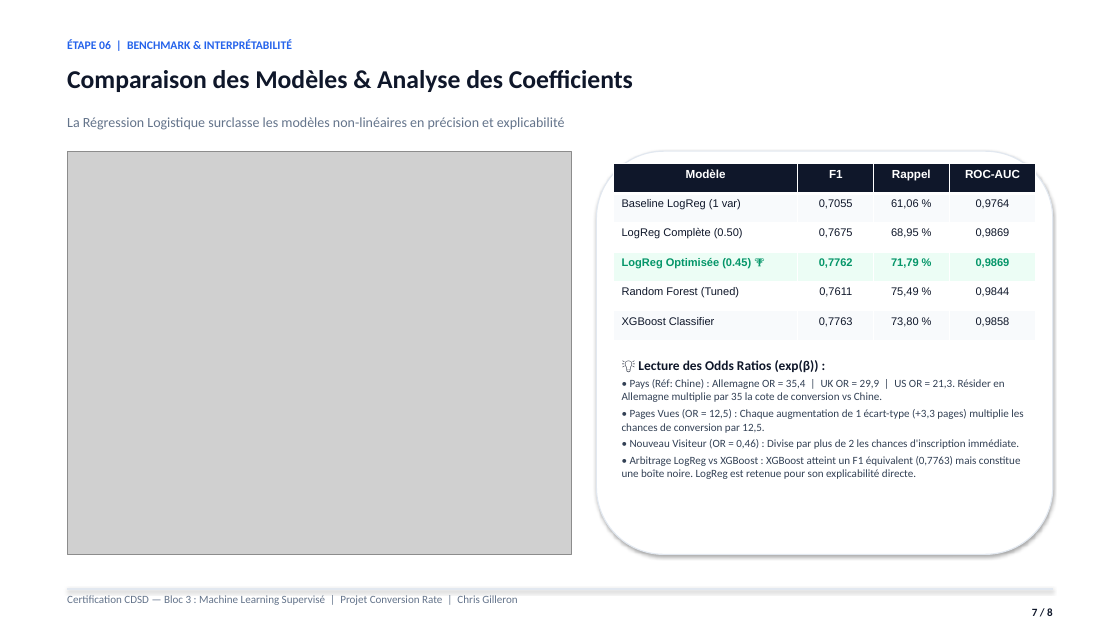
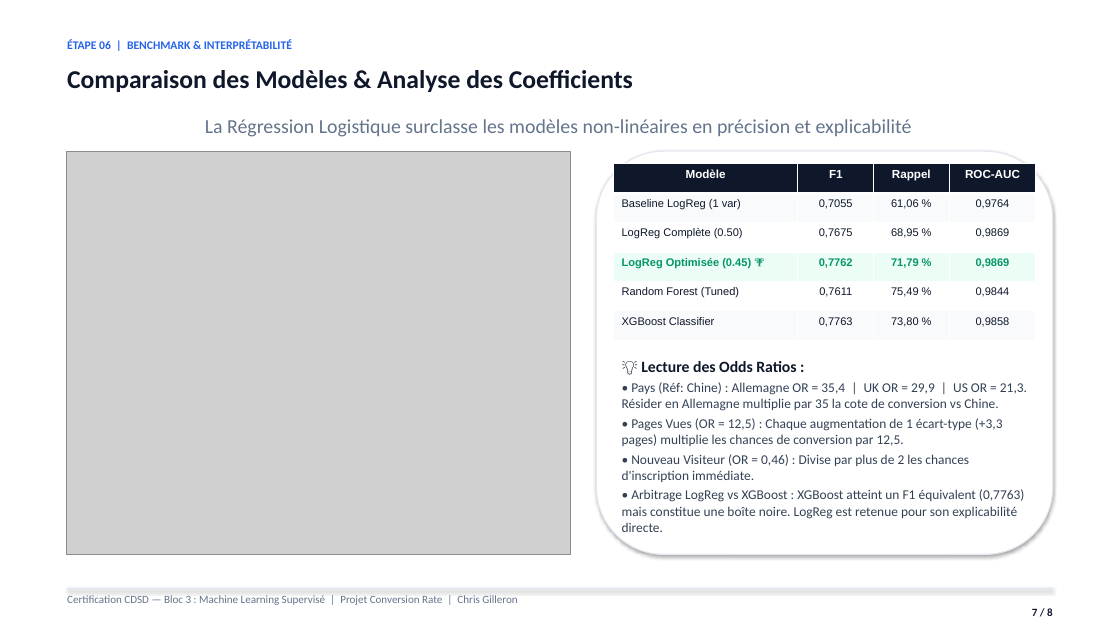
Before and after one commit to Elkristobal59/CERTIFICATION_CDSD, a slide deck: slide 7 of Bloc_3_Machine_Learning/Conversion_Rate/Conversion_rate_presentation.pptx. Drawn at 1120x630 pixels with LibreOffice and Linux fonts; fonts in the diff are those of the drawing; grey boxes stand for pictures. Boxes give left, top, right and bottom in pixels: in the first picture for what was removed or moved away, otherwise in the second. Text is boxed around its words. In the diff, an @@ line names an element or a change of style, - is before the commit and + after.

```diff
--- a/Bloc_3_Machine_Learning/Conversion_Rate/Conversion_rate_presentation.pptx
+++ b/Bloc_3_Machine_Learning/Conversion_Rate/Conversion_rate_presentation.pptx
@@ text "La Régression Logistique surclasse les ..." at (205,119,912,137): size 12 to 17 pt; alignment left to centre @@
@@ text at (622,382,1027,532): size 9.5 to 11.5 pt @@
@@ text at (641,361,796,372): text changed; size 11.5 to 13.5 pt @@
-💡 Lecture des Odds Ratios (exp(β)) :
+💡 Lecture des Odds Ratios :
```
Also in this commit, not shown: 5 other slides changed, 25 other files.
